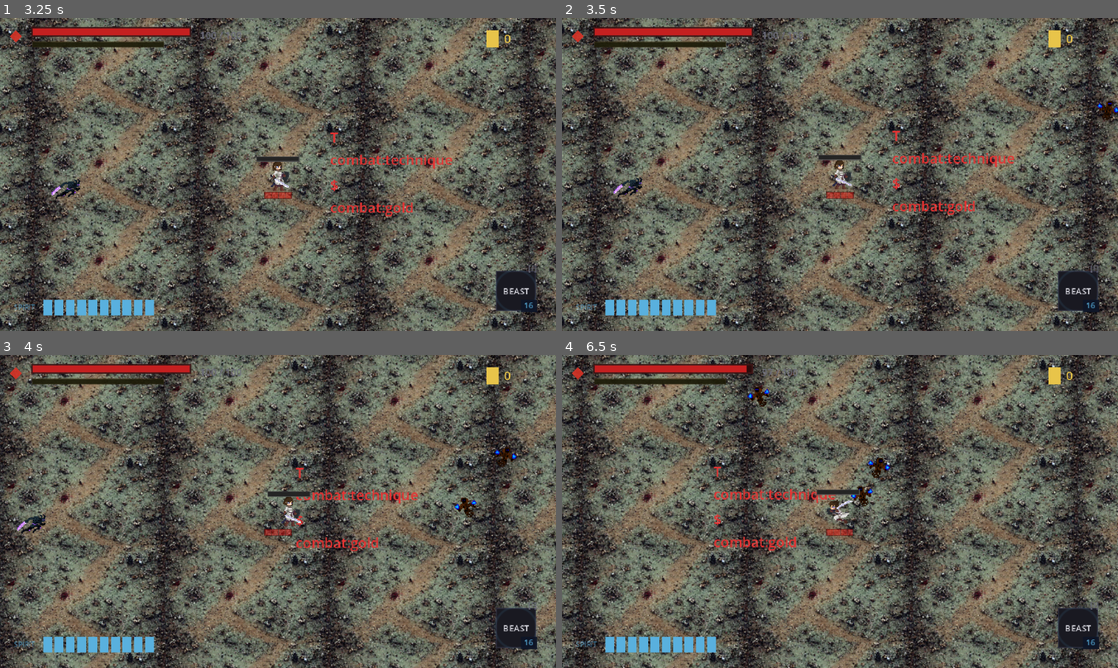
Above: before the commit, frames 1-4 (two rows, left to right).
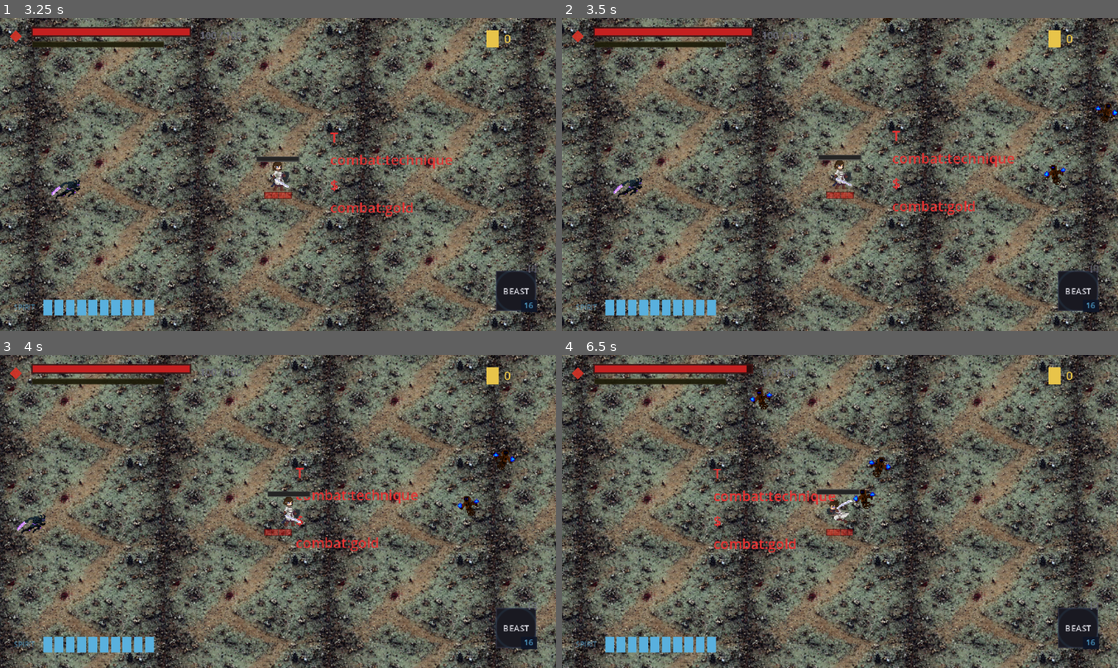
Above: after the commit, the same moments.

Repository: seancl8611/oathbound
Game: Godot game, scene res://TitleScreen/menu.tscn
Same seed, same stepped clock (60 frames per second), same inputs: the game is played once before the commit and once after it. Sound files missing from this copy of the repository are replaced by a short silence.
Inputs (mouse positions are in pixels of both pictures, inside the frame that each line leads up to):
- Up to frame 1 (3.25 s): click "New Game" at 0.5 s; click "Slot 1 • 0h 00m First Attempt…" at 1.25 s; click "Cancel" at 2 s; click "Slot 2 Empty" at 2.75 s
- Up to frame 2 (3.5 s): no input
- Up to frame 3 (4 s): tap Enter (ui_accept) at 3.5, 3.77 s; move the mouse to (400, 495) at 3.52 s; press the mouse at (400, 495) at 3.53 s; hold D (right) from 3.53 s (still down)
- Up to frame 4 (6.5 s): release D (right) at 4.25 s; release the mouse at (962, 495) at 4.25 s; drag from (728, 527) to (578, 524) at 4.27 s; move the mouse to (895, 442) at 5.02 s; hold D (right) 5.03-5.75 s; tap E (execute_finisher) at 5.1 s; drag from (812, 574) to (751, 373) at 5.77 s

Frame 1 is identical in both runs. In frame 2, 0.3% of the frame differs, in the area x 57-100%, y 0-54%; in frame 3, 0.3%; in frame 4, 44%, in the area x 0-100%, y 0-100%.

Commit message:
Implement Area 1 player-paced wave scheduler

Diff:
--- a/game/oathbound/Regions/Hushiro/Encounters/EncounterSpawner.gd
+++ b/game/oathbound/Regions/Hushiro/Encounters/EncounterSpawner.gd
@@ -1,14 +1,26 @@
 extends "res://Core/Encounters/EncounterSpawner.gd"
 
-## Hushiro-specific spawn geometry and standard-enemy contract reconciliation.
+## Hushiro-specific encounter pacing, spawn geometry, and standard-enemy contract.
 ##
-## Hushiro uses a room-aware safe-spawn allocator instead of trusting the inherited
-## group-local ring indices. Each wave gets randomized candidates, minimum separation,
-## player clearance, wall/obstacle physics checks, and a deterministic grid fallback.
-## This prevents different enemy groups from sharing the same spawn point and keeps
-## bodies away from the room walls before their _ready() methods cache home positions.
+## Area 1 owns a player-paced wave loop on top of the shared spawner:
+## - normal progression is clear -> immediate next authored wave,
+## - a 120s anti-stall timeout may begin the next wave with survivors still alive,
+## - authored waves choose burst/staggered/sequence arrival timing,
+## - normal active pressure remains capped at six while timeout escalation may briefly
+##   open two overflow slots so the anti-stall rule creates visible pressure.
+##
+## Spawn placement still uses the room-aware safe allocator below. Each wave gets
+## randomized candidates, minimum separation, player clearance, obstacle checks, and a
+## deterministic grid fallback.
 
 const HUSHIRO_ENEMY_CONTRACT = preload("res://Utility/HushiroEnemyContract.gd")
+
+const AREA1_ANTI_STALL_SECONDS: float = 120.0
+const AREA1_ANTI_STALL_OVERFLOW_SLOTS: int = 2
+const AREA1_NORMAL_ACTIVE_CAP: int = 6
+const ARRIVAL_BURST: String = "burst"
+const ARRIVAL_STAGGERED: String = "staggered"
+const ARRIVAL_SEQUENCE: String = "sequence"
 
 const SPAWN_WALL_MARGIN: float = 72.0
 const SPAWN_PLAYER_CLEARANCE: float = 145.0
@@ -21,20 +33,178 @@
 var _wave_spawn_positions: Array[Vector2] = []
 var _wave_ring_phase: float = 0.0
 var _current_wave_index: int = -1
+var _current_wave_trigger_reason: String = "opening"
 
 
 func _ready() -> void:
+	# Hushiro's new normal cadence has no artificial post-clear pause. The next wave's
+	# own spawn tell/arrival schedule provides readability.
+	wave_clear_delay = 0.0
+	active_cap = AREA1_NORMAL_ACTIVE_CAP
 	super._ready()
 	if not enemy_spawned.is_connected(_on_hushiro_enemy_spawned):
 		enemy_spawned.connect(_on_hushiro_enemy_spawned)
+
+
+# =============================================================================
+# AREA 1 AUTHORED WAVE PACING
+# =============================================================================
+
+func _resolve_template(template: Dictionary, area_id: int) -> Array:
+	var resolved: Array = super._resolve_template(template, area_id)
+	if area_id != 1:
+		return resolved
+
+	# The shared resolver owns scene lookup and canonical group shape. Reattach only the
+	# Hushiro arrival-script metadata that Area 1 uses for player-paced wave timing.
+	var raw_value: Variant = template.get("waves", [])
+	if not (raw_value is Array):
+		return resolved
+	var raw_waves: Array = raw_value as Array
+	var resolved_index: int = 0
+	for raw_value_item: Variant in raw_waves:
+		if not (raw_value_item is Dictionary):
+			continue
+		if resolved_index >= resolved.size():
+			break
+		var raw_wave: Dictionary = raw_value_item as Dictionary
+		var out_value: Variant = resolved[resolved_index]
+		if out_value is Dictionary:
+			var out_wave: Dictionary = out_value as Dictionary
+			for key: String in ["arrival", "unit_interval", "group_interval"]:
+				if raw_wave.has(key):
+					out_wave[key] = raw_wave[key]
+			resolved[resolved_index] = out_wave
+		resolved_index += 1
+	return resolved
+
+
+func _run_authored_waves() -> void:
+	if _waves.is_empty() or not _can_continue():
+		return
+
+	if opener_delay > 0.0 and not await _await_seconds(opener_delay):
+		return
+
+	# Opening wave keeps the existing discovery contract: it enters unalerted, then the
+	# full authored room engages when any member spots Akio.
+	_current_wave_trigger_reason = "opening"
+	await _spawn_wave(_waves[0] as Dictionary, false, 0)
+	if not _can_continue():
+		return
+	await _wait_for_player_spotted()
+	if not _can_continue():
+		return
+	_force_all_enemies_engage()
+	var wave_started_at: float = Time.get_ticks_msec() * 0.001
+
+	for wave_index: int in range(1, _waves.size()):
+		var reason: String = await _wait_for_area1_wave_advance(wave_started_at)
+		if reason.is_empty() or not _can_continue():
+			return
+
+		_current_wave_trigger_reason = reason
+		var normal_cap: int = active_cap
+		if reason == "anti_stall_timeout":
+			active_cap = maxi(active_cap, AREA1_NORMAL_ACTIVE_CAP + AREA1_ANTI_STALL_OVERFLOW_SLOTS)
+
+		if CombatTelemetry != null and CombatTelemetry.is_capturing():
+			CombatTelemetry.record_event("hushiro_wave_advance", {
+				"from_wave_index": wave_index - 1,
+				"to_wave_index": wave_index,
+				"reason": reason,
+				"survivors_at_trigger": _alive,
+				"active_cap_during_spawn": active_cap,
+				"anti_stall_seconds": AREA1_ANTI_STALL_SECONDS,
+			})
+
+		# A clear starts the next arrival script immediately. A timeout may overlap the
+		# prior pressure; the temporary cap ensures at least some reinforcement can enter
+		# instead of the escalation being queued invisibly behind the normal six-body cap.
+		await _spawn_wave(_waves[wave_index] as Dictionary, true, wave_index)
+		active_cap = normal_cap
+		if not _can_continue():
+			return
+		wave_started_at = Time.get_ticks_msec() * 0.001
+
+	# Encounter completion remains strict: every authored wave must have launched and
+	# every surviving enemy from any overlapped wave must be defeated.
+	await _wait_until_current_wave_cleared()
+
+
+func _wait_for_area1_wave_advance(wave_started_at: float) -> String:
+	while _can_continue():
+		var elapsed: float = maxf(0.0, Time.get_ticks_msec() * 0.001 - wave_started_at)
+		var reason: String = area1_wave_advance_reason(_alive, elapsed, AREA1_ANTI_STALL_SECONDS)
+		if not reason.is_empty():
+			return reason
+		if not await _await_process_frame():
+			return ""
+	return ""
+
+
+static func area1_wave_advance_reason(alive: int, elapsed: float, anti_stall_seconds: float = AREA1_ANTI_STALL_SECONDS) -> String:
+	if alive <= 0:
+		return "cleared"
+	if anti_stall_seconds > 0.0 and elapsed >= anti_stall_seconds:
+		return "anti_stall_timeout"
+	return ""
+
+
+static func area1_arrival_timing(wave: Dictionary) -> Dictionary:
+	var mode: String = str(wave.get("arrival", ARRIVAL_BURST)).to_lower()
+	var unit_interval: float = 0.04
+	var group_interval: float = 0.12
+	match mode:
+		ARRIVAL_STAGGERED:
+			unit_interval = 0.28
+			group_interval = 0.32
+		ARRIVAL_SEQUENCE:
+			unit_interval = 0.65
+			group_interval = 0.55
+		_:
+			mode = ARRIVAL_BURST
+
+	if wave.has("unit_interval"):
+		unit_interval = maxf(0.0, float(wave.get("unit_interval", unit_interval)))
+	if wave.has("group_interval"):
+		group_interval = maxf(0.0, float(wave.get("group_interval", group_interval)))
+	return {
+		"mode": mode,
+		"unit_interval": unit_interval,
+		"group_interval": group_interval,
+	}
 
 
 func _spawn_wave(wave: Dictionary, auto_aggro_on_spawn: bool, wave_index: int) -> void:
 	_wave_spawn_positions.clear()
 	_wave_ring_phase = randf_range(0.0, TAU)
 	_current_wave_index = wave_index
+
+	var timing: Dictionary = area1_arrival_timing(wave)
+	var old_group_spacing: float = group_spacing
+	var old_unit_stagger: float = unit_stagger
+	group_spacing = float(timing.get("group_interval", old_group_spacing))
+	unit_stagger = float(timing.get("unit_interval", old_unit_stagger))
+
+	if CombatTelemetry != null and CombatTelemetry.is_capturing():
+		CombatTelemetry.record_event("hushiro_wave_arrival_script", {
+			"wave_index": wave_index,
+			"trigger_reason": _current_wave_trigger_reason,
+			"arrival": str(timing.get("mode", ARRIVAL_BURST)),
+			"unit_interval": unit_stagger,
+			"group_interval": group_spacing,
+			"alive_before_spawn": _alive,
+		})
+
 	await super._spawn_wave(wave, auto_aggro_on_spawn, wave_index)
-
+	group_spacing = old_group_spacing
+	unit_stagger = old_unit_stagger
+
+
+# =============================================================================
+# HUSHIRO SAFE SPAWN GEOMETRY
+# =============================================================================
 
 func _ring_spawn_pos(index: int, count: int) -> Vector2:
 	var safe_rect: Rect2 = _safe_spawn_rect()
